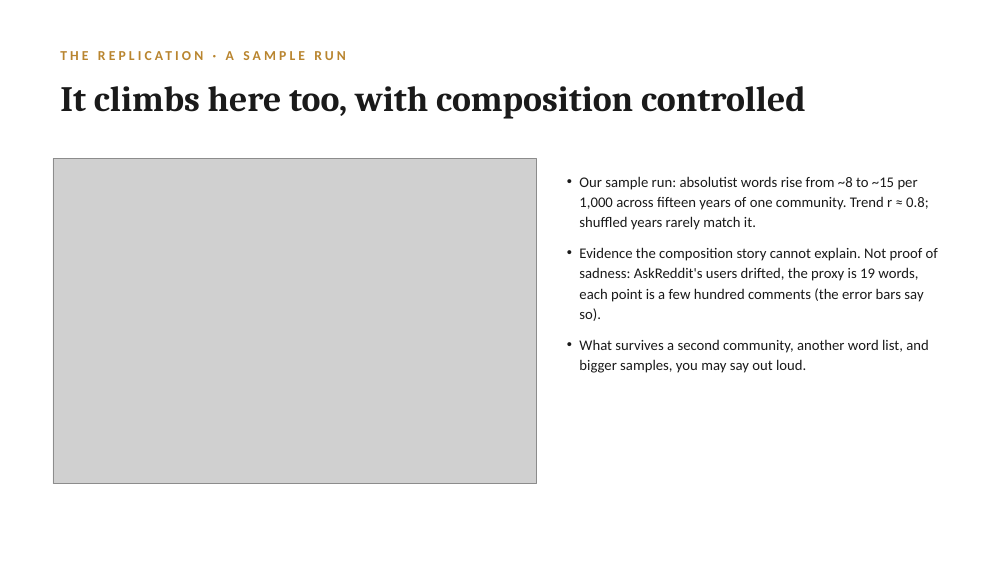
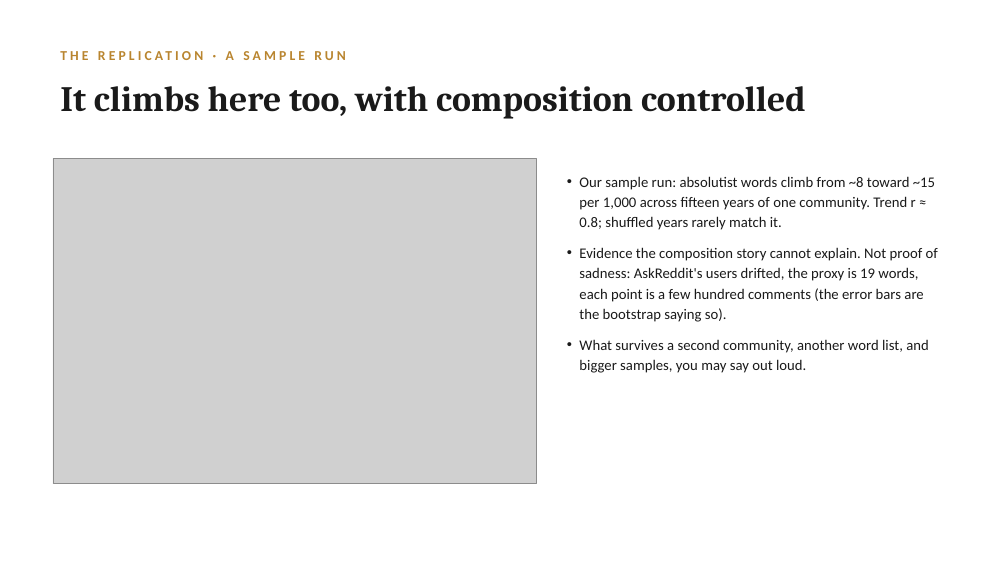
Before and after one commit to lucianli123/culture-as-data-2026, a slide deck: slide 15 of slides/week-02-lecture-draft.pptx (slide 13 before the commit). Drawn at 1008x567 pixels with LibreOffice and Linux fonts; fonts in the diff are those of the drawing; grey boxes stand for pictures. Boxes give left, top, right and bottom in pixels: in the first picture for what was removed or moved away, otherwise in the second. Text is boxed around its words. In the diff, an @@ line names an element or a change of style, - is before the commit and + after.

Commit message:
Week 2 deck: bootstrap and shuffle slides with live figures, truth-as-surviving-rivals capstone slide; build script kept in repo

```diff
--- a/slides/week-02-lecture-draft.pptx
+++ b/slides/week-02-lecture-draft.pptx
@@ text at (x1=579, y1=176, x2=938, y2=322): text changed @@
-• Our sample run: absolutist words rise from ~8 to ~15 per 1,000 across fifteen years of one community. Trend r ≈ 0.8; shuffled years rarely match it.
-• Evidence the composition story cannot explain. Not proof of sadness: AskReddit's users drifted, the proxy is 19 words, each point is a few hundred comments (the error bars say so).
+• Our sample run: absolutist words climb from ~8 toward ~15 per 1,000 across fifteen years of one community. Trend r ≈ 0.8; shuffled years rarely match it.
+• Evidence the composition story cannot explain. Not proof of sadness: AskReddit's users drifted, the proxy is 19 words, each point is a few hundred comments (the error bars are the bootstrap saying so).
```
Also in this commit, not shown: 4 other slides changed, 4 slides added, 1 slide removed, 1 other file.
